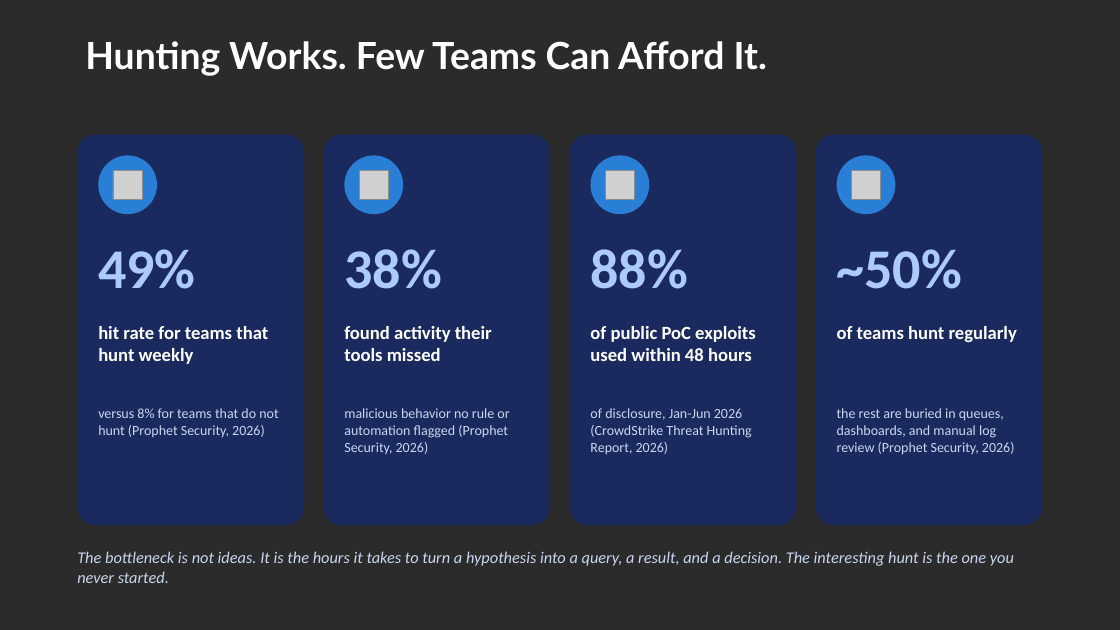
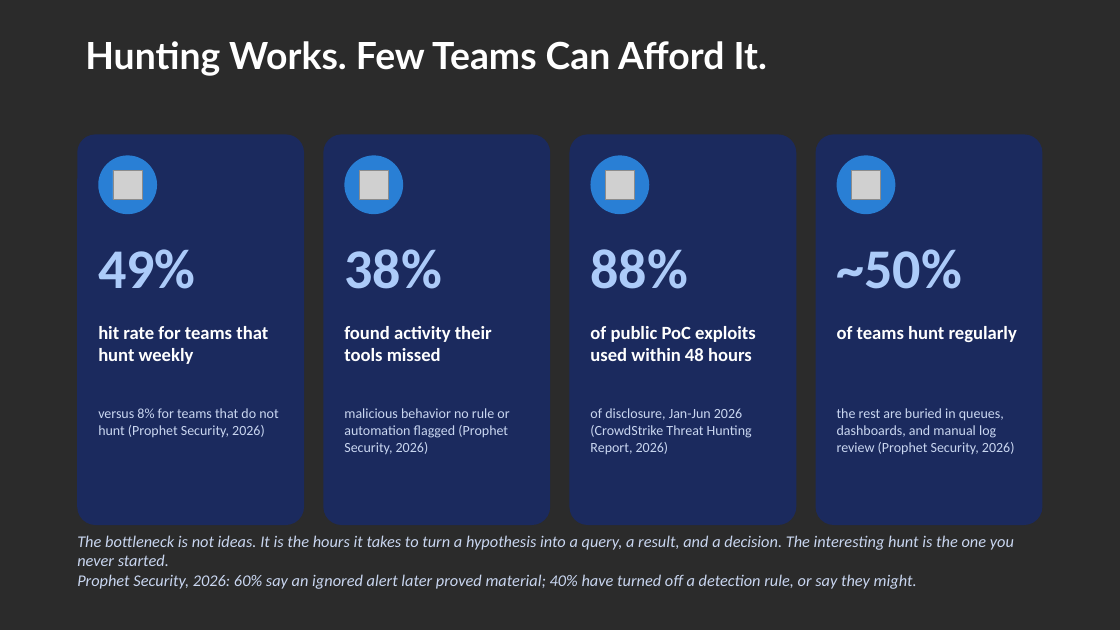
Before and after one commit to rod-trent/MMSMOA, a slide deck: slide 6 of SlideDecks/Using AI for Modern Threat Detection - MMS Midway 2026.pptx. Drawn at 1120x630 pixels with LibreOffice and Linux fonts; fonts in the diff are those of the drawing; grey boxes stand for pictures; background and template pictures are left out; a plain dark background stands for a picture behind light text. Boxes give left, top, right and bottom in pixels: in the first picture for what was removed or moved away, otherwise in the second. Text is boxed around its words. In the diff, an @@ line names an element or a change of style, - is before the commit and + after.

```diff
--- a/SlideDecks/Using AI for Modern Threat Detection - MMS Midway 2026.pptx
+++ b/SlideDecks/Using AI for Modern Threat Detection - MMS Midway 2026.pptx
@@ text "The bottleneck is not ideas. ...": place and size @@
-text "The bottleneck is not ideas. ..." at box(77, 551, 1014, 583)
+text "The bottleneck is not ideas. ..." at box(77, 535, 1014, 589)
@@ text at box(77, 574, 917, 589): paragraph added @@
+Prophet Security, 2026: 60% say an ignored alert later proved material; 40% have turned off a detection rule, or say they might.
```
Also in this commit, not shown: 1 other slide changed, 2 other files.
